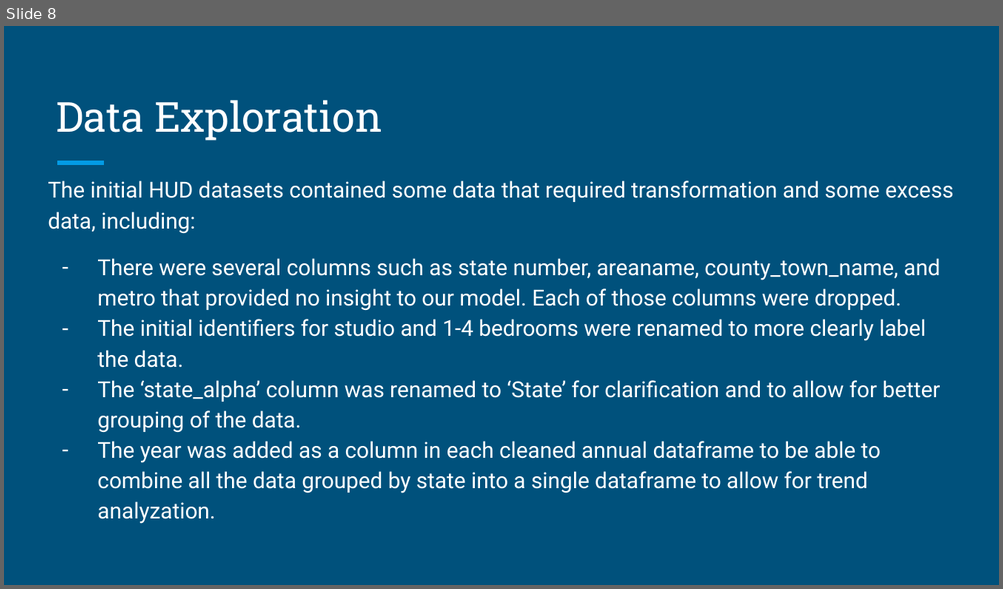
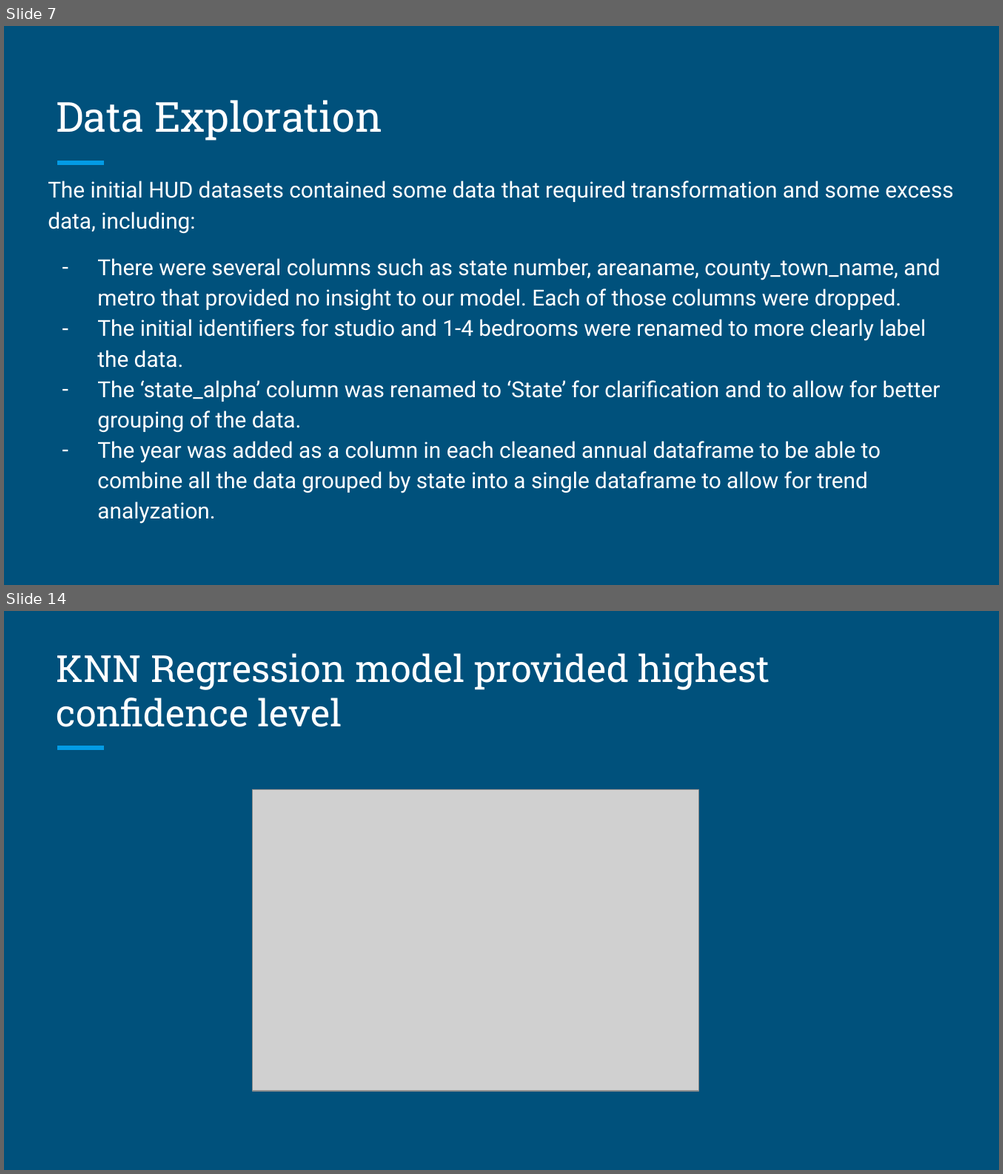
Before and after one commit to RichelynScott/Final-Project-Group-B, a slide deck: Fair Market Rent Exploration.pptx. Shown one above the other, each under a label of ours: slide 8 before the commit, slides 7 and 14 after it; the slides between them are not shown. The pictures are 1003x589 and 1003x1174 pixels, drawn with LibreOffice and Linux fonts; fonts in the diff are those of the drawing; grey boxes stand for pictures. Boxes give left, top, right and bottom in pixels: in the first picture for what was removed or moved away, otherwise in the second. Text is boxed around its words. In the diff, an @@ line names an element or a change of style, - is before the commit and + after.

```diff
--- a/Fair Market Rent Exploration.pptx
+++ b/Fair Market Rent Exploration.pptx
@@ slide 14 added at (4, 611, 999, 1170), background #00517C; not listed: 1 template element that a slide beside it also shows @@
@@ title added at (56, 653, 770, 727), 27 pt, text #FFFFFF @@
+KNN Regression model provided highest confidence level
@@ picture added at (252, 790, 698, 1091) @@
@@ what was slide 8 is now slide 7 @@
```
Also in this commit, not shown: 5 slides changed, 4 other slides added.
